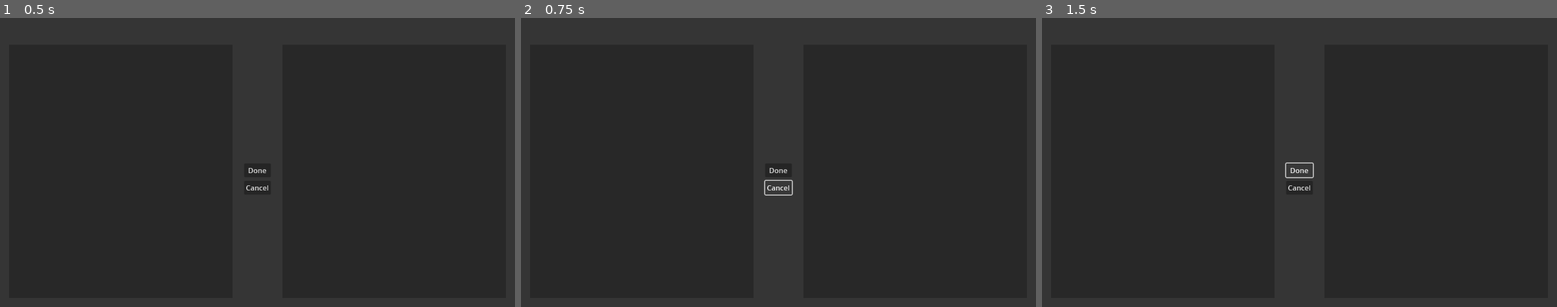
Above: before the commit, frames 1-3 (left to right).
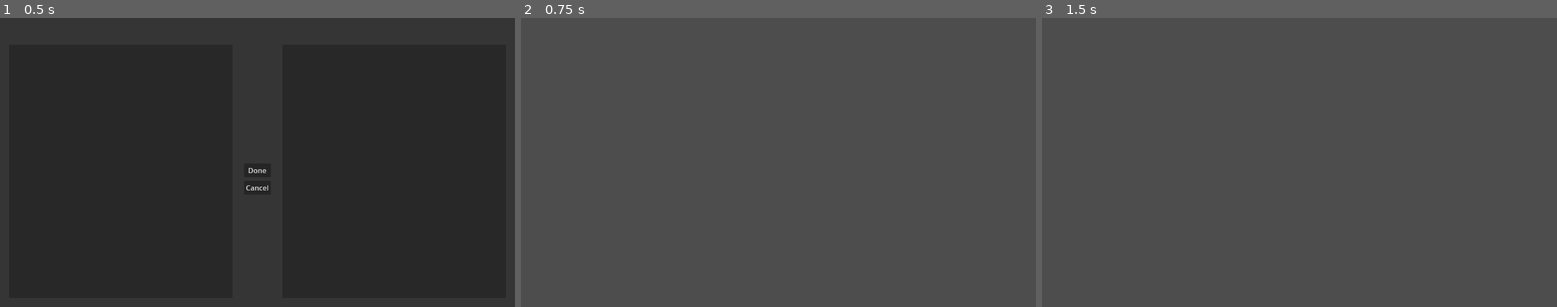
Above: after the commit, the same moments.

Repository: jamklex/3dshooter
Game: Godot game, scene res://shared/trade/trade.tscn
Two runs of this game, one before a commit and one after it. Both use one fixed random seed, a clock stepped at 60 frames per second and the inputs below. This scene is started directly instead of the project's main scene.
Inputs (mouse positions are in pixels of both pictures, inside the frame that each line leads up to):
- Up to frame 1 (0.5 s): no input
- Up to frame 2 (0.75 s): click "Cancel" at 0.5 s
- Up to frame 3 (1.5 s): click (1299, 171) at 1.25 s, where only the run before the commit has a clickable "Done"

Frame 1 is identical in both runs. In frame 2, 77% of the frame differs, in the area x 1-99%, y 9-97%; in frame 3, 77%.
Error before the commit: Cannot call method 'queue_free' on a null value. (res://shared/scripts/worldUtil.gd:45)

Commit message:
refactor trada #2

Diff:
--- a/shared/scripts/worldUtil.gd
+++ b/shared/scripts/worldUtil.gd
@@ -1,4 +1,5 @@
 extends Node
+
 
 
 var player: Player = Player.new()
@@ -26,8 +27,7 @@
 func openLastLootInventory():
 	if currentTrade:
 		return null
-	currentTrade = Trade.new_instance(player.inventory, player.store_inventory)
-	currentTrade.onDone.connect(applyTrade)
+	currentTrade = Trade.new_instance(player.inventory, player.store_inventory, onTradeAction)
 #	currentTrade.setPriceList({
 #		"item_123123": 12
 #	})
@@ -35,6 +35,9 @@
 	player.isInConversation = true
 	player.body.setInDialog(true)
 	return currentTrade
+
+func onTradeAction(action: Trade.TradeActions, payload: Array = []):
+	pass
 
 func applyTrade(newPlayerInv:Dictionary, newOtherInv: Dictionary):
 	player.inventory = newPlayerInv
--- a/shared/trade/trade.gd
+++ b/shared/trade/trade.gd
@@ -1,7 +1,7 @@
 extends Control
 class_name Trade
 
-signal onDone
+signal onAction
 var _playerInventory: Dictionary
 var _otherInventory: Dictionary
 var _priceList:Dictionary
@@ -9,10 +9,18 @@
 
 var tradeItemScene = preload("res://shared/trade/tradeItem.tscn")
 
-static func new_instance(playerInv: Dictionary, otherInv: Dictionary):
+enum TradeActions {
+	SAVE_TRADE,
+	LOAD,
+	CLOSE_TRADE,
+	CANCEL_PRESSED
+}
+
+static func new_instance(playerInv: Dictionary, otherInv: Dictionary, onAction: Callable):
 	var trade = load("res://shared/trade/trade.tscn").instantiate()
 	trade.setPlayerInventory(playerInv)
 	trade.setOtherInventory(otherInv)
+	trade.onAction.connect(onAction)
 	return trade
 
 func setPlayerInventory(playerInventory:Dictionary):
@@ -76,13 +84,16 @@
 		print("its NOT a money trade")
 
 func _load():
+	onAction.emit(TradeActions.LOAD)
 	_refreshInventories()
 	_checkIfMoneyTrade()
 
 func _closeTrade():
-	WorldUtil.deleteTrade()
+	onAction.emit(TradeActions.CLOSE_TRADE)
+	self.queue_free()
 
 func _on_cancel_pressed():
+	onAction.emit(TradeActions.CANCEL_PRESSED)
 	_closeTrade()
 
 func _playerMoneyIsNegativ(_tradeVal):
@@ -93,7 +104,7 @@
 		print("player has not enough money")
 		return
 	WorldUtil.player.money += _tradeVal
-	onDone.emit(_playerInventory, _otherInventory)
+	onAction.emit(TradeActions.SAVE_TRADE, [_playerInventory, _otherInventory])
 	_closeTrade()
 
 func removeFromInventory(inv:Dictionary, item:String):
